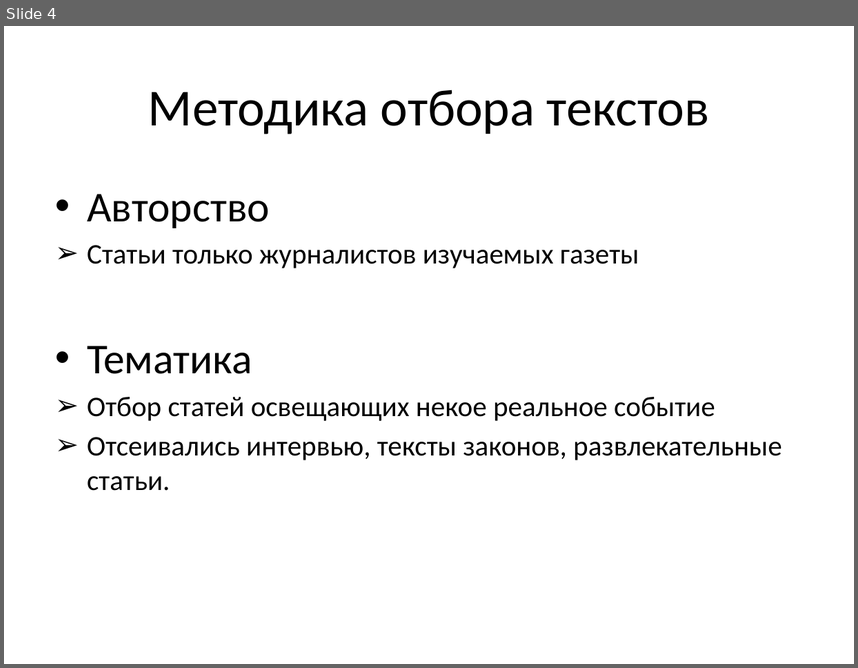
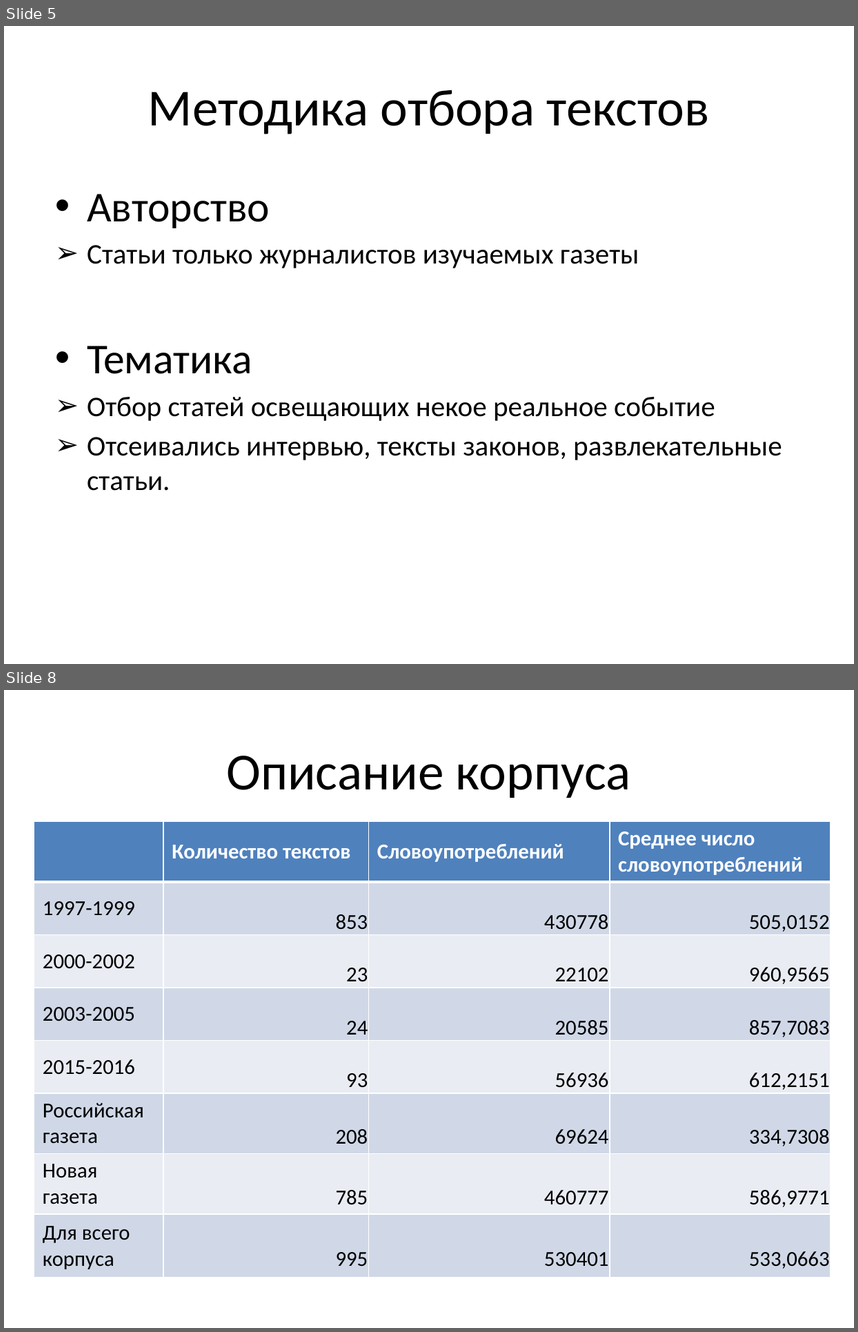
Before and after one commit to arassadin/hse_ling, a slide deck: ng_rg_presentation.pptx. Shown one above the other, each under a label of ours: slide 4 before the commit, slides 5 and 8 after it; the slides between them are not shown. The pictures are 858x668 and 858x1332 pixels, drawn with LibreOffice and Linux fonts; fonts in the diff are those of the drawing. Boxes give left, top, right and bottom in pixels: in the first picture for what was removed or moved away, otherwise in the second. Text is boxed around its words. In the diff, an @@ line names an element or a change of style, - is before the commit and + after.

```diff
--- a/ng_rg_presentation.pptx
+++ b/ng_rg_presentation.pptx
@@ slide 8 added at (4,690,854,1328), background #FFFFFF @@
@@ title added at (226,756,631,798), 44 pt, text #000000 @@
+Описание корпуса
@@ table added at (34,822,831,1272), 8 rows, 4 columns @@
+ | Количество текстов | Словоупотреблений | Среднее число словоупотреблений
+1997-1999 | 853 | 430778 | 505,0152
+2000-2002 | 23 | 22102 | 960,9565
+2003-2005 | 24 | 20585 | 857,7083
+2015-2016 | 93 | 56936 | 612,2151
+Российская газета | 208 | 69624 | 334,7308
+Новая газета | 785 | 460777 | 586,9771
+Для всего корпуса | 995 | 530401 | 533,0663
@@ what was slide 4 is now slide 5 @@
```
Also in this commit, not shown: 9 slides changed, 18 other slides added, 1 slide removed.
